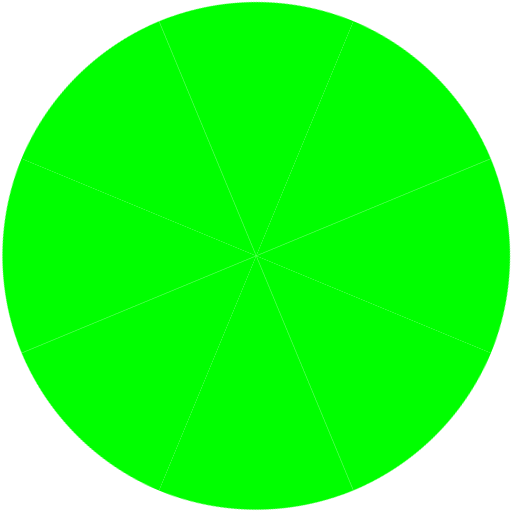
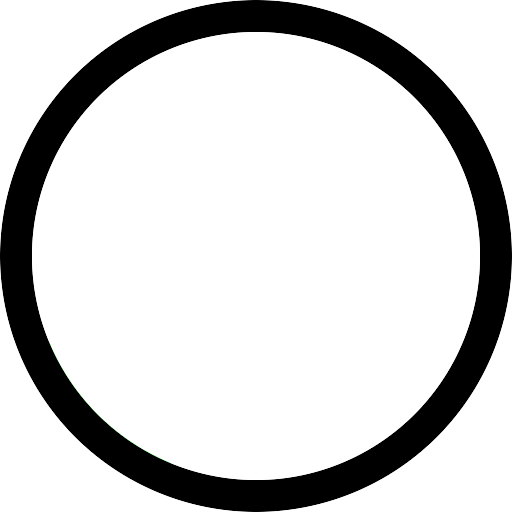
Comparing the layer stacks of the two 512×512 images. Changes:
moved "Background copy #4" above "Background copy #11", painted on it over [0, 0, 512, 512]
hid "Background copy #11" over [159, 255, 355, 511]
hid "Background copy #10" over [255, 255, 491, 492]
hid "Background copy #9" over [256, 158, 512, 355]
hid "Background copy #8" over [256, 21, 492, 258]
hid "Background copy #7" over [158, 1, 355, 256]
hid "Background copy #6" over [21, 20, 257, 256]
hid "Background copy #5" over [1, 158, 258, 354]
